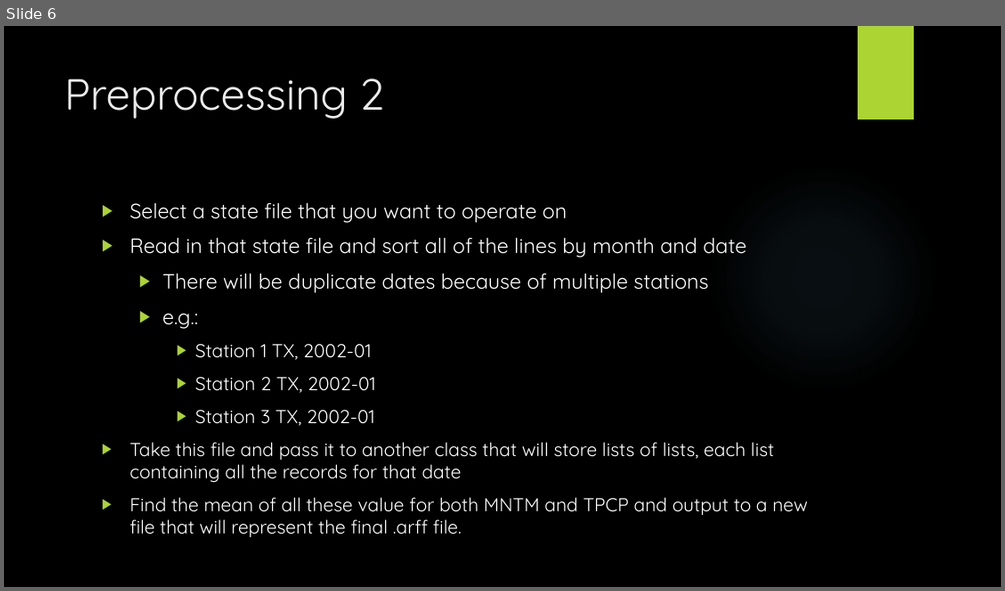
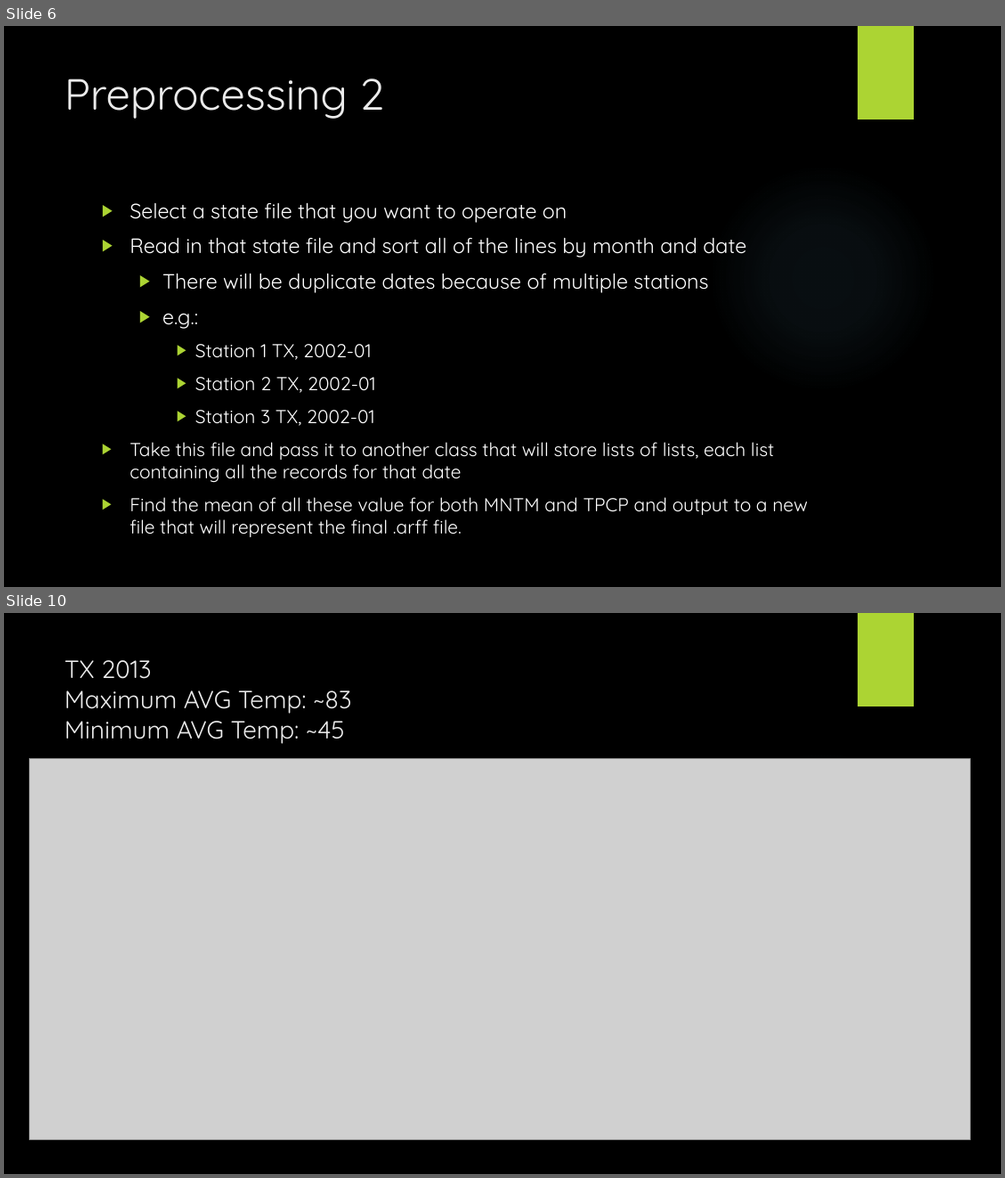
Before and after one commit to MeesterMarcus/DataMiningProject, a slide deck: Presentation/TrendsInWeather.pptx. Shown one above the other, each under a label of ours: slide 6 before the commit, slides 6 and 10 after it; the slides between them are not shown. The pictures are 1005x591 and 1005x1178 pixels, drawn with LibreOffice and Linux fonts; fonts in the diff are those of the drawing; grey boxes stand for pictures; background and template pictures are left out. Boxes give left, top, right and bottom in pixels: in the first picture for what was removed or moved away, otherwise in the second. Text is boxed around its words. In the diff, an @@ line names an element or a change of style, - is before the commit and + after.

```diff
--- a/Presentation/TrendsInWeather.pptx
+++ b/Presentation/TrendsInWeather.pptx
@@ slide 10 added at (4,613,1001,1174), background picture (left out); not listed: 2 template elements that a slide beside it also shows @@
@@ title added at (65,660,351,744), 24 pt, text #EBEBEB @@
+TX 2013
+Maximum AVG Temp: ~83
+Minimum AVG Temp: ~45
@@ picture added at (30,758,970,1140) @@
```
Also in this commit, not shown: 6 other slides added, 10 other files.
